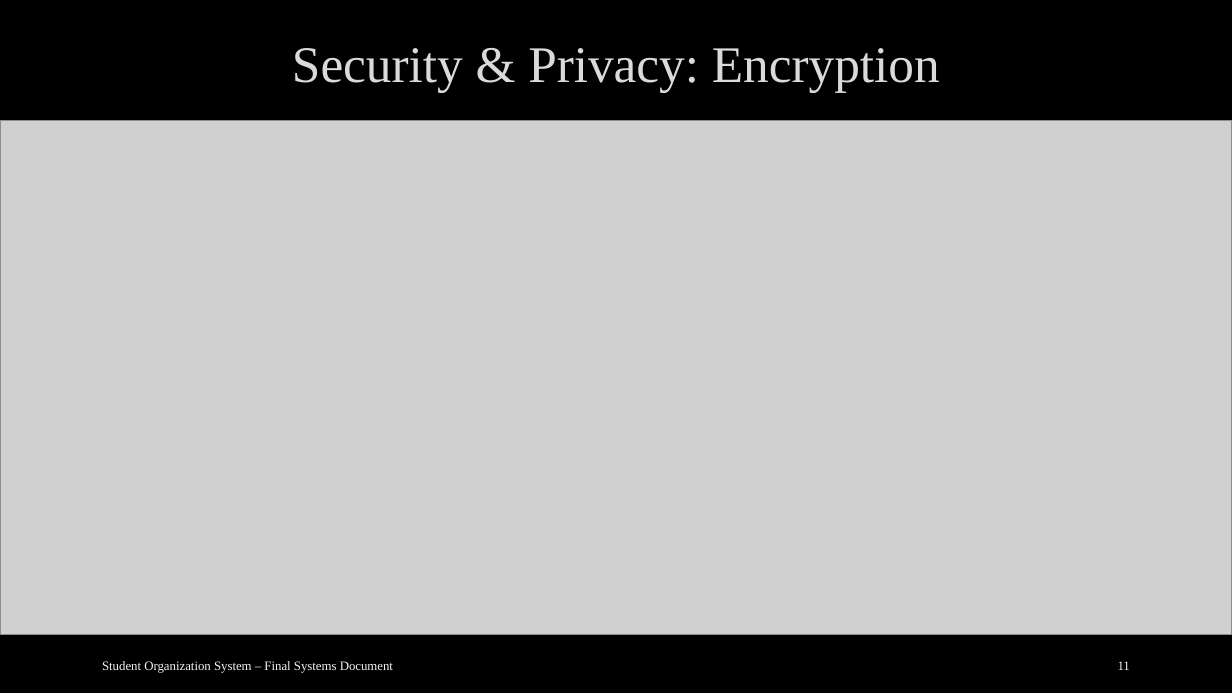
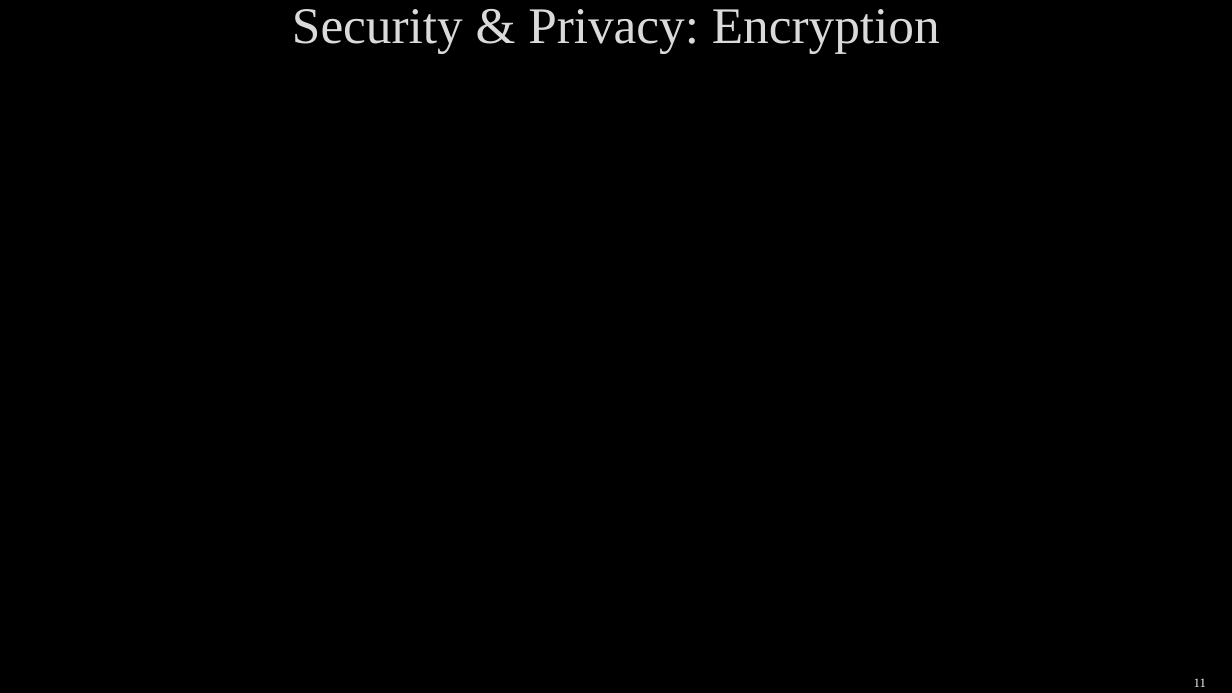
Before and after one commit to arocho032/CEN4010-Team-5, a slide deck: slide 11 of specifications/deliv3/SOS Deliverable Final Presentation.pptx. Drawn at 1232x693 pixels with LibreOffice and Linux fonts; fonts in the diff are those of the drawing; grey boxes stand for pictures; background and template pictures are left out. Boxes give left, top, right and bottom in pixels: in the first picture for what was removed or moved away, otherwise in the second. Text is boxed around its words. In the diff, an @@ line names an element or a change of style, - is before the commit and + after.

```diff
--- a/specifications/deliv3/SOS Deliverable Final Presentation.pptx
+++ b/specifications/deliv3/SOS Deliverable Final Presentation.pptx
@@ title "Security & Privacy: Encryption": place and size @@
-title "Security & Privacy: Encryption" at (292,48,940,92)
+title "Security & Privacy: Encryption" at (292,9,940,54)
@@ picture removed at (0,120,1232,634) @@
@@ text removed at (102,661,393,673) @@
-Student Organization System – Final Systems Document
@@ page number: place and size @@
-page number at (1118,661,1130,670)
+page number at (1194,678,1206,687)
```
Also in this commit, not shown: 1 other slide changed, 2 other files.
